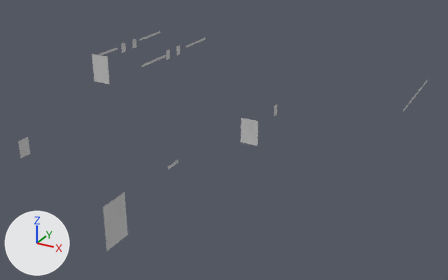
Before and after pictures for a commit that changed the FBX model Assets/_3D_Assets_/Valdebebas/escudos_RM_alpha_02.FBX.
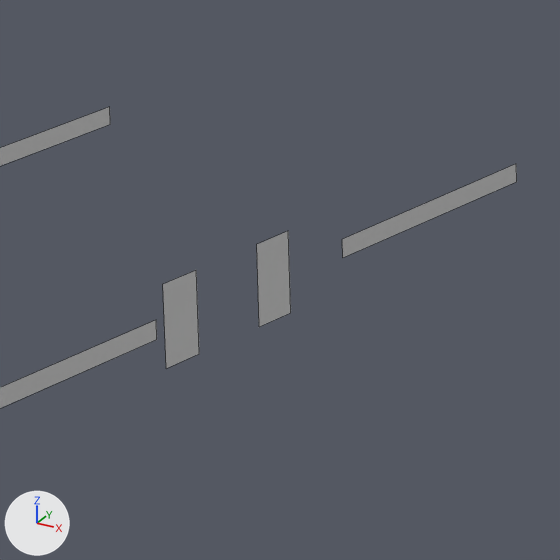
Each version is shown whole from a camera (50 mm lens) standing at (15.8, -30.59, 12.6) and looking at (1.55, -4.69, -0.36), then close up on the part from 33% to 47% of the width and 7% to 29% of the height. Lighting does not change. The marker at lower left points along +X, +Y and +Z. The close-ups show mesh edges as thin lines. Where no turn or scale is listed for an object, it has been applied to the vertices.

In view in the first close-up: 'escudo_RM_alpha'.
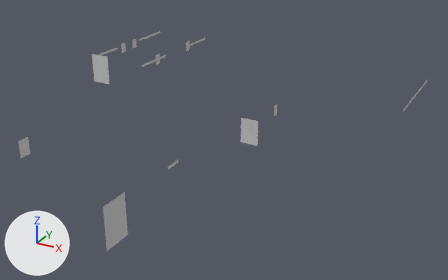
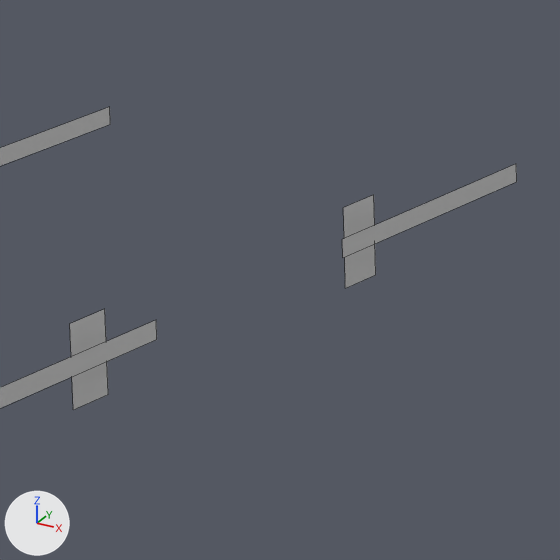
The edits, one by one:
me_escudo_rm_alpha_ncl1_1 has 60 vertices, 15 faces and spans x -13.0..6.6, y -0.5..22.1, z -1.6..0.8.
me_escudo_rm_alpha_ncl1_1 is used by ob_escudo_rm_alpha; location (3.051, -15.598, 1.559).
me_escudo_rm_alpha_ncl1_1 part 1: the loose piece of 4 vertices spanning x -9.3, y 18.6..19.1, z -0.4..0.2 is moved by (0.0, 1.2, 0.0).
me_escudo_rm_alpha_ncl1_1 part 2: the loose piece of 4 vertices spanning x -9.3, y 17.4..17.8, z -0.4..0.2 is moved by (0.0, -1.2, 0.0).

Location of each change, [x1, y1, x2, y2] in pixels of the close-ups (560 x 560 px; the box of a moved part takes in the faces that stretch with it):
'escudo_RM_alpha', reshaped
    before: [0, 107, 517, 408]
    after: [0, 107, 517, 410]
part 1 of me_escudo_rm_alpha_ncl1_1, moved or reshaped
    before: [257, 231, 291, 327]
    after: [343, 195, 376, 288]
part 2 of me_escudo_rm_alpha_ncl1_1, moved or reshaped
    before: [163, 270, 199, 368]
    after: [70, 309, 108, 410]
